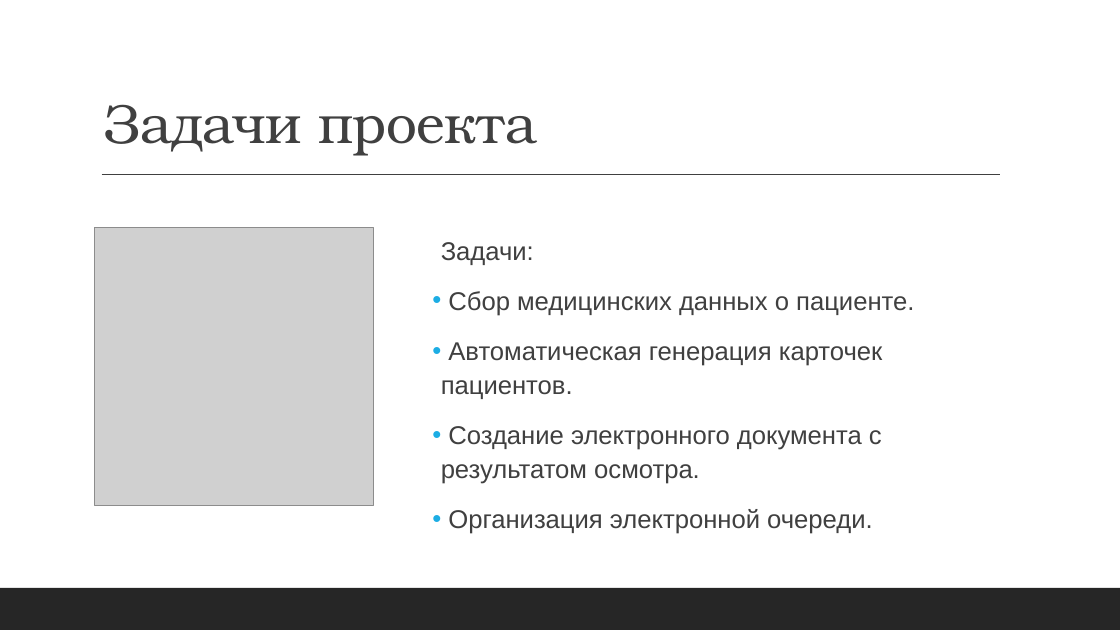
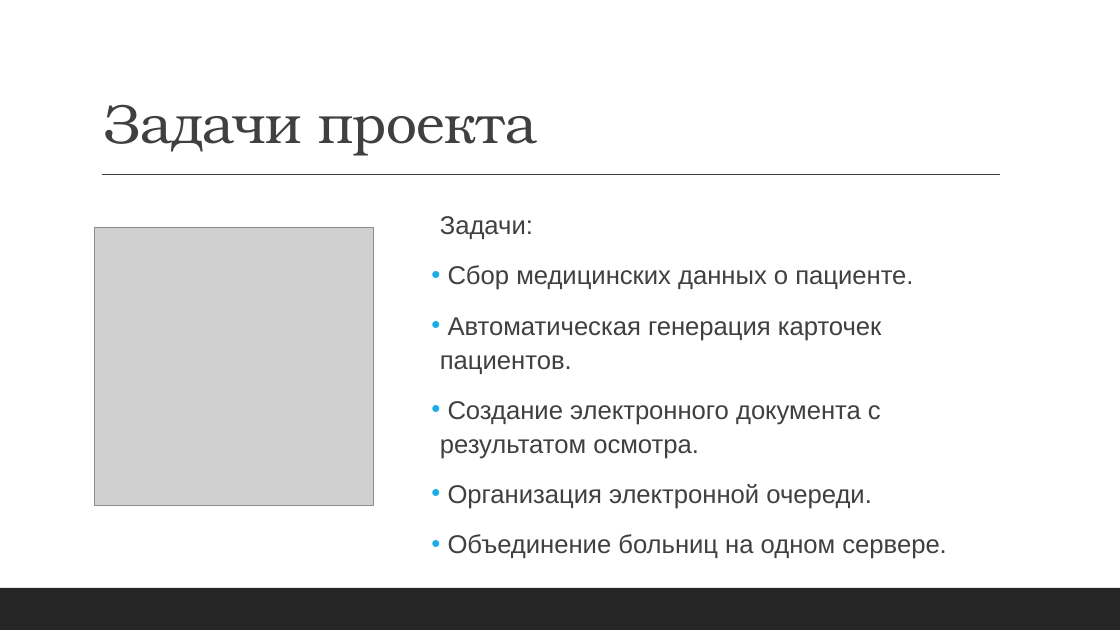
Before and after one commit to thewyolar/esap, a slide deck: slide 3 of Karabanov-Bulanov.pptx. Drawn at 1120x630 pixels with LibreOffice and Linux fonts; fonts in the diff are those of the drawing; grey boxes stand for pictures. Boxes give left, top, right and bottom in pixels: in the first picture for what was removed or moved away, otherwise in the second. Text is boxed around its words. In the diff, an @@ line names an element or a change of style, - is before the commit and + after.

```diff
--- a/Karabanov-Bulanov.pptx
+++ b/Karabanov-Bulanov.pptx
@@ text "Задачи:": place and size @@
-text "Задачи:" at box(441, 242, 914, 534)
+text "Задачи:" at box(440, 216, 946, 559)
@@ text at box(448, 534, 946, 559): paragraph added @@
+• Объединение больниц на одном сервере.
```
Also in this commit, not shown: 4 other slides changed, 5 slides added, 5 slides removed.
